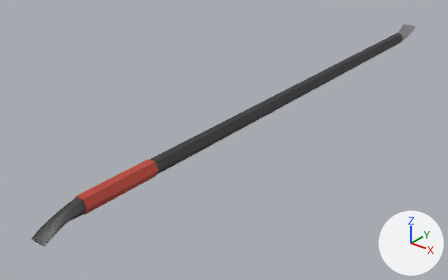
What one commit did to the glTF model assets/models/items/crowbar.glb.
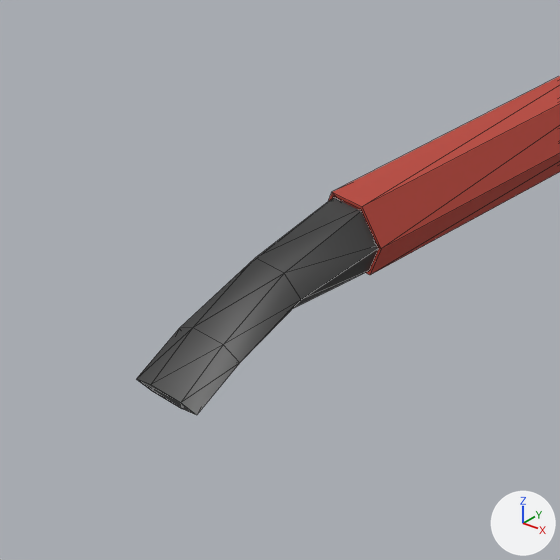
Each version appears first whole from a camera (50 mm lens) standing at (0.394, -0.618, 0.292) and looking at (-0.047, -0.068, -0.049), and next in a close-up on the part from 0% to 29% of the width and 54% to 100% of the height. Arrows for +X, +Y and +Z are at lower right; the lights stay in place. The last two pictures show the newer version. The close-ups show mesh edges as thin lines. Vertices at exactly the same position are counted once.

The first close-up shows 'body'.
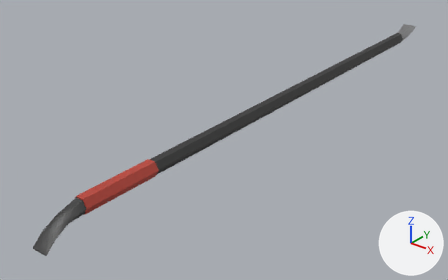
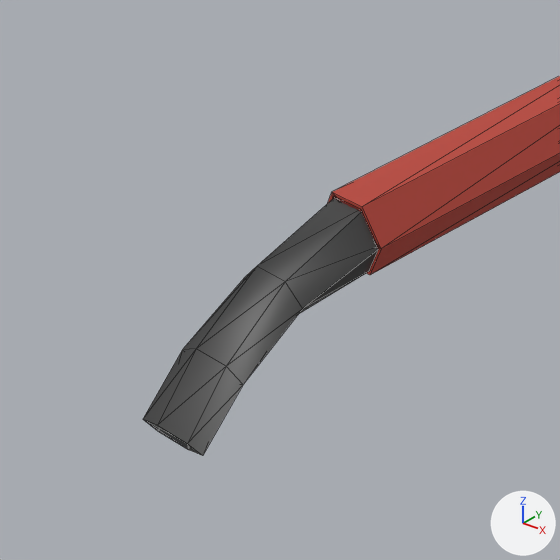
Boxes [x1, y1, x2, y2] around the edits, measured in the close-ups (560 x 560 px; the box of a moved part takes in the faces that stretch with it):
'body', reshaped: before [137, 76, 560, 415]; after [143, 76, 560, 456]
part 1 of me_body, moved or reshaped: before [137, 198, 379, 415]; after [143, 198, 379, 456]

The change in detail:
me_body is used by ob_body; location (0.0, 0.0, 0.0).
me_body had 78 vertices, 140 faces and spanned x -0.011..0.011, y -0.377..0.37, z -0.015..0.013.
me_body now has 78 vertices, 140 faces and spans x -0.011..0.011, y -0.377..0.37, z -0.024..0.013.
me_body part 1: all 18 vertices in x -0.009..0.009, y -0.377..-0.35, z -0.015..0.002 are turned 11.3 degrees about the x axis through their middle and scaled by 1.09, then moved by (0.0, 0.0, -0.005).
